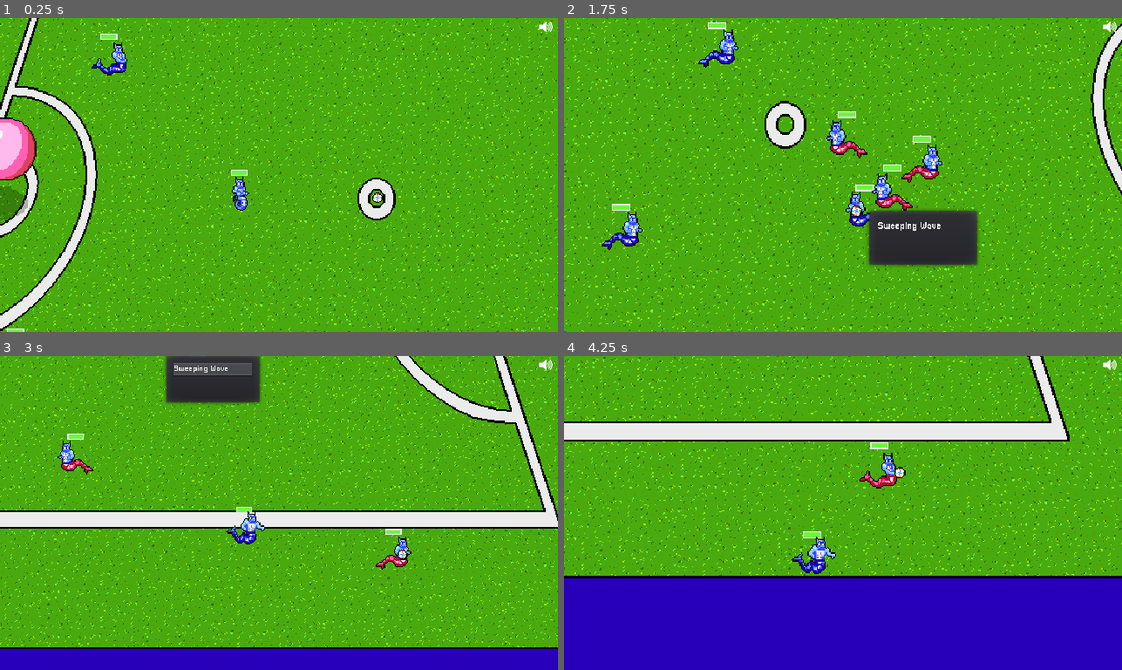
Above: before the commit, frames 1-4 (two rows, left to right).
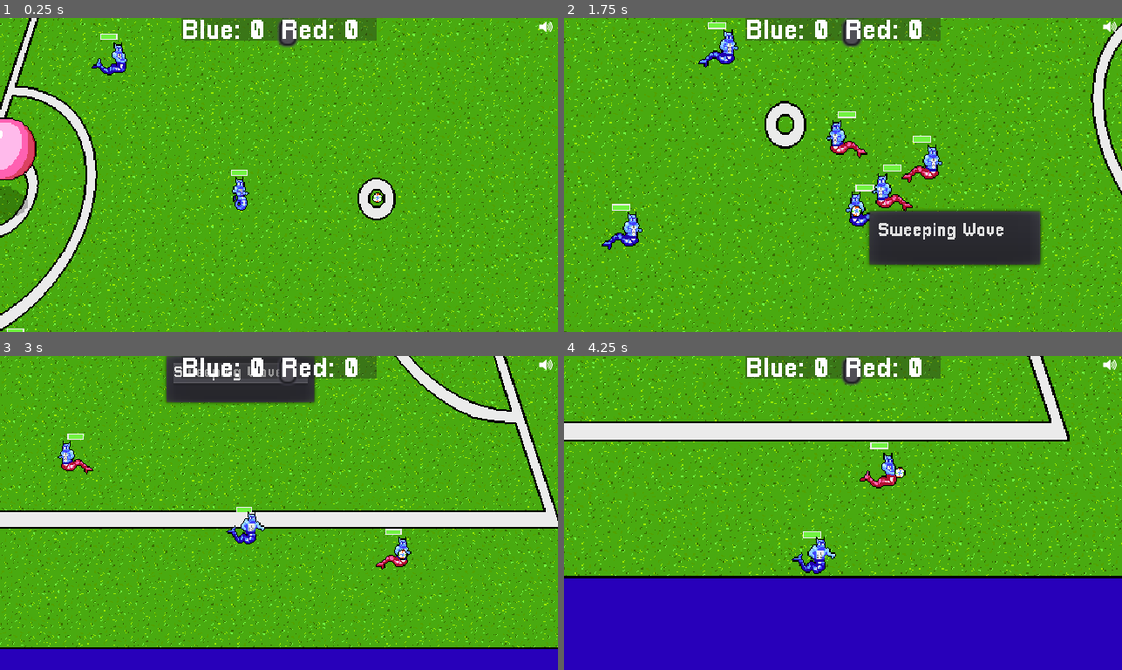
Above: after the commit, the same moments.

Repository: gamkedo-la/Elementaball
Game: Godot game, scene res://Node2D.tscn
The game is run twice, just before and just after one commit, with the same random seed, the same clock (stepped at 60 frames per second) and the same inputs.
Inputs:
- Up to frame 1 (0.25 s): no input
- Up to frame 2 (1.75 s): hold Right (ui_right) 0.53-1.28 s; hold Down (ui_down) from 1.28 s (still down)
- Up to frame 3 (3 s): release Down (ui_down) at 2.03 s; hold Right (ui_right) 2.03-2.78 s; hold Up (ui_up) from 2.78 s (still down)
- Up to frame 4 (4.25 s): release Up (ui_up) at 3.53 s; hold Left (ui_left) from 3.53 s (still down)

The runs differ from the first frame. In frame 1, 2.6% of the frame differs, in the area x 32-68%, y 0-10%; in frame 2, 5.0%, in the area x 32-86%, y 0-80%; in frame 3, 3.1%; in frame 4, 2.6%.

Commit message:
Scoreboard works (but goal collision handling needs a tweak)

Diff:
--- a/Field and Equipment/Ball.gd
+++ b/Field and Equipment/Ball.gd
@@ -204,7 +204,7 @@
 	SceneController.emit_signal("outOfBounds")
 
 func score_goal():
-	get_tree().change_scene(get_tree().current_scene.filename)
+	SceneController.emit_signal("goalScored", attacker)
 
 func _on_KickMenu_id_pressed(id):
 	initialize_kick(id)
--- a/Fonts/new_pixellari_font.tres
+++ b/Fonts/new_pixellari_font.tres
@@ -3,5 +3,5 @@
 [ext_resource path="res://Fonts/Pixellari.ttf" type="DynamicFontData" id=1]
 
 [resource]
-size = 8
+outline_color = Color( 0, 0, 0, 1 )
 font_data = ExtResource( 1 )
--- a/Node2D.tscn
+++ b/Node2D.tscn
@@ -12,6 +12,8 @@
 [ext_resource path="res://Players/blue_player_stats.tres" type="Resource" id=10]
 [ext_resource path="res://UI/MuteButton.gd" type="Script" id=11]
 [ext_resource path="res://Art/UI/speaker_on.png" type="Texture" id=12]
+[ext_resource path="res://Fonts/new_pixellari_font.tres" type="DynamicFont" id=13]
+[ext_resource path="res://ScoreBoard.gd" type="Script" id=14]
 
 [sub_resource type="AnimationNodeStateMachinePlayback" id=1]
 
@@ -350,6 +352,43 @@
 enabled_focus_mode = 0
 icon = ExtResource( 12 )
 script = ExtResource( 11 )
+__meta__ = {
+"_edit_use_anchors_": false
+}
+
+[node name="ScoreBoard" type="ColorRect" parent="GUICanvasLayer"]
+anchor_left = 0.5
+anchor_right = 0.5
+margin_left = -56.0
+margin_right = 56.0
+margin_bottom = 13.0
+color = Color( 0.137255, 0.137255, 0.137255, 0.384314 )
+script = ExtResource( 14 )
+__meta__ = {
+"_edit_use_anchors_": false
+}
+
+[node name="BlueScore" type="RichTextLabel" parent="GUICanvasLayer/ScoreBoard"]
+anchor_top = 0.5
+anchor_bottom = 0.5
+margin_left = 0.374573
+margin_top = -6.87796
+margin_right = 67.3746
+margin_bottom = 10.122
+custom_fonts/mono_font = ExtResource( 13 )
+custom_fonts/normal_font = ExtResource( 13 )
+text = "Blue: 5"
+
+[node name="RedScore" type="RichTextLabel" parent="GUICanvasLayer/ScoreBoard"]
+anchor_top = 0.5
+anchor_bottom = 0.5
+margin_left = 57.123
+margin_top = -6.3161
+margin_right = 124.123
+margin_bottom = 10.6839
+custom_fonts/mono_font = ExtResource( 13 )
+custom_fonts/normal_font = ExtResource( 13 )
+text = "Red: 3"
 __meta__ = {
 "_edit_use_anchors_": false
 }
--- /dev/null
+++ b/ScoreBoard.gd
@@ -0,0 +1,26 @@
+extends ColorRect
+
+
+var blueScoreText
+var redScoreText
+var blueScore = 0
+var redScore = 0
+
+func _ready():
+	refresh_score()
+	SceneController.connect("goalScored", self, "score_goal")
+
+func score_goal(kicker):
+	if kicker in get_tree().get_nodes_in_group("player_team"):
+		blueScore += 1
+	else:
+		redScore += 1
+
+	refresh_score()
+
+func refresh_score():
+	print(redScore)
+	blueScoreText = "Blue: " + str(blueScore)
+	redScoreText = "Red: " + str(redScore)
+	$BlueScore.set_text(blueScoreText)
+	$RedScore.set_text(redScoreText)
Not shown: 1 places in Node2D.tscn that only renumber resources
